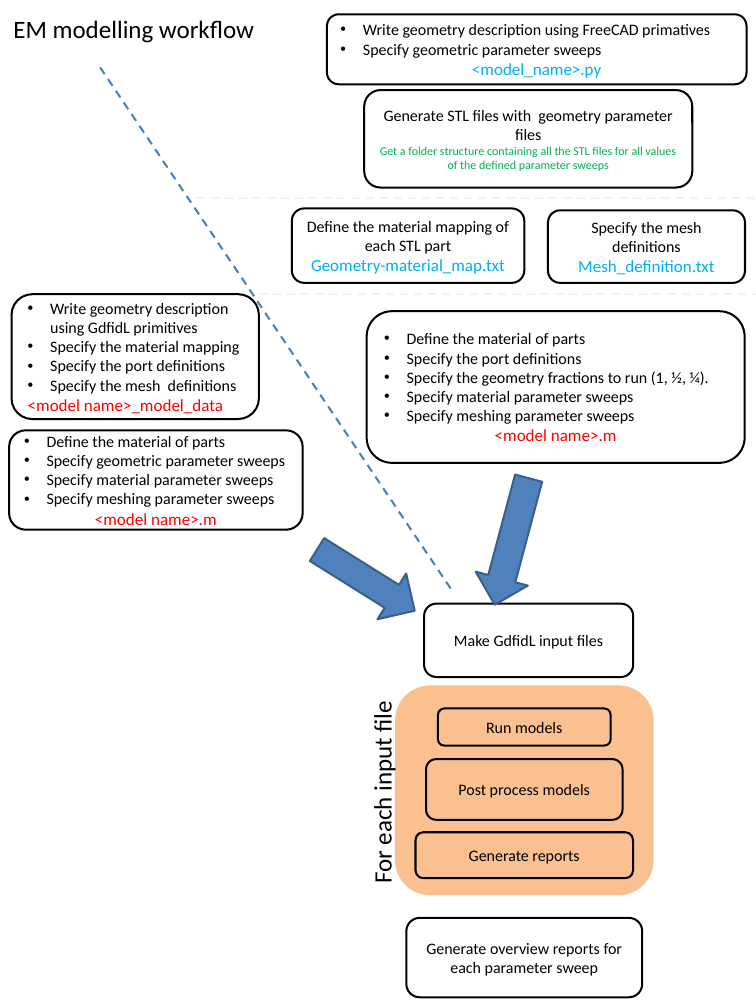
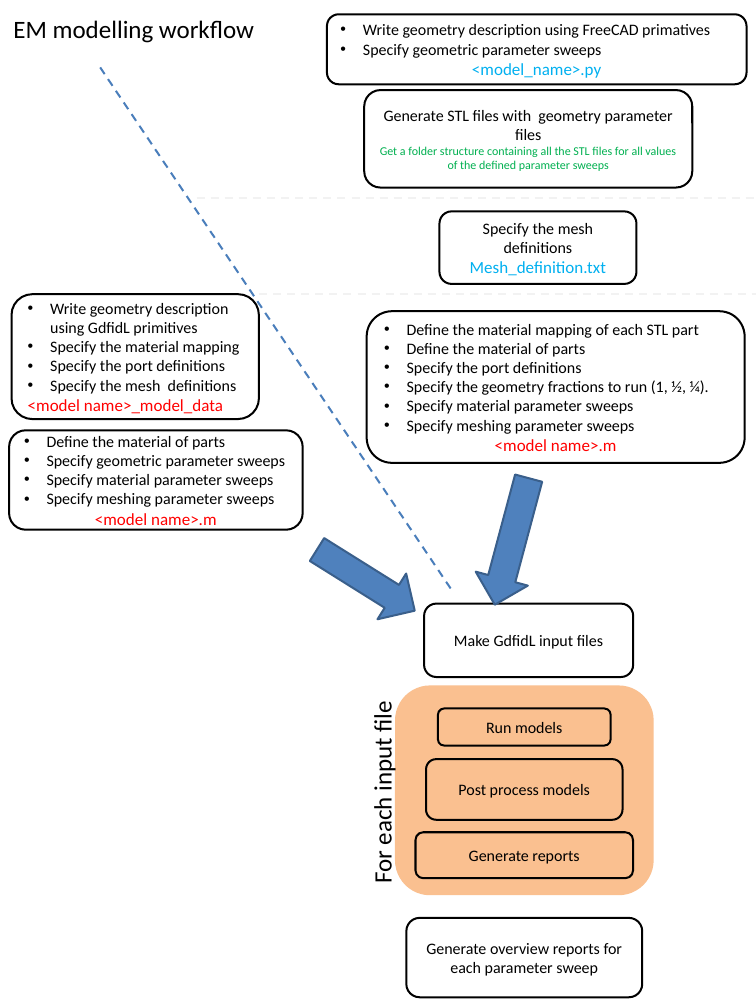
Before and after one commit to alunmorgan/EM-modelling-framework, a slide deck: slide 1 of Documentation/Workflow_diagram.pptx. Drawn at 756x1008 pixels with LibreOffice and Linux fonts; fonts in the diff are those of the drawing. Boxes give left, top, right and bottom in pixels: in the first picture for what was removed or moved away, otherwise in the second. Text is boxed around its words. In the diff, an @@ line names an element or a change of style, - is before the commit and + after.

Commit message:
Modified framework to specify the STL to part mapping in the Matlab file rather than a separate text file.

```diff
--- a/Documentation/Workflow_diagram.pptx
+++ b/Documentation/Workflow_diagram.pptx
@@ rounded rectangle removed at [292, 208, 524, 282] @@
-Define the material mapping of each STL part
-Geometry-material_map.txt
@@ rounded rectangle "Specify the mesh definitions": place and size @@
-rounded rectangle "Specify the mesh definitions" at [548, 210, 745, 283]
+rounded rectangle "Specify the mesh definitions" at [439, 212, 636, 284]
@@ text in rounded rectangle at [407, 324, 699, 338]: paragraph added @@
+• Define the material mapping of each STL part
```
Also in this commit, not shown: 5 other files.
